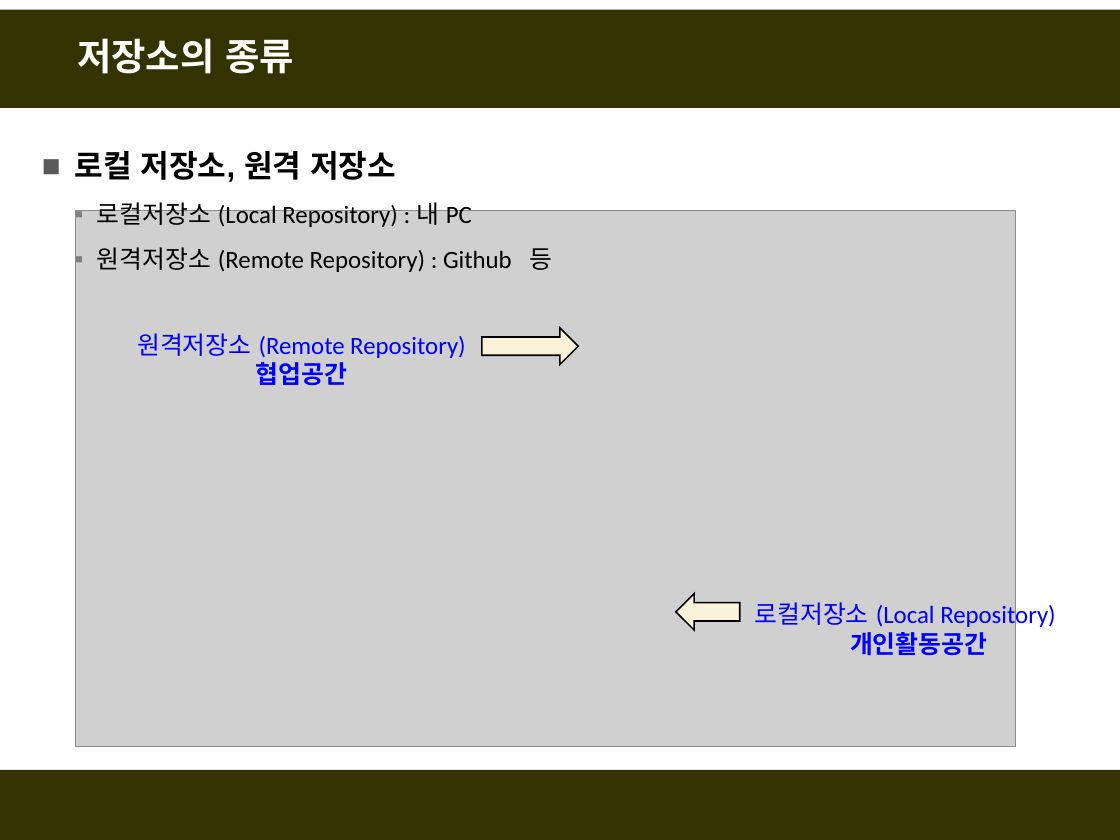
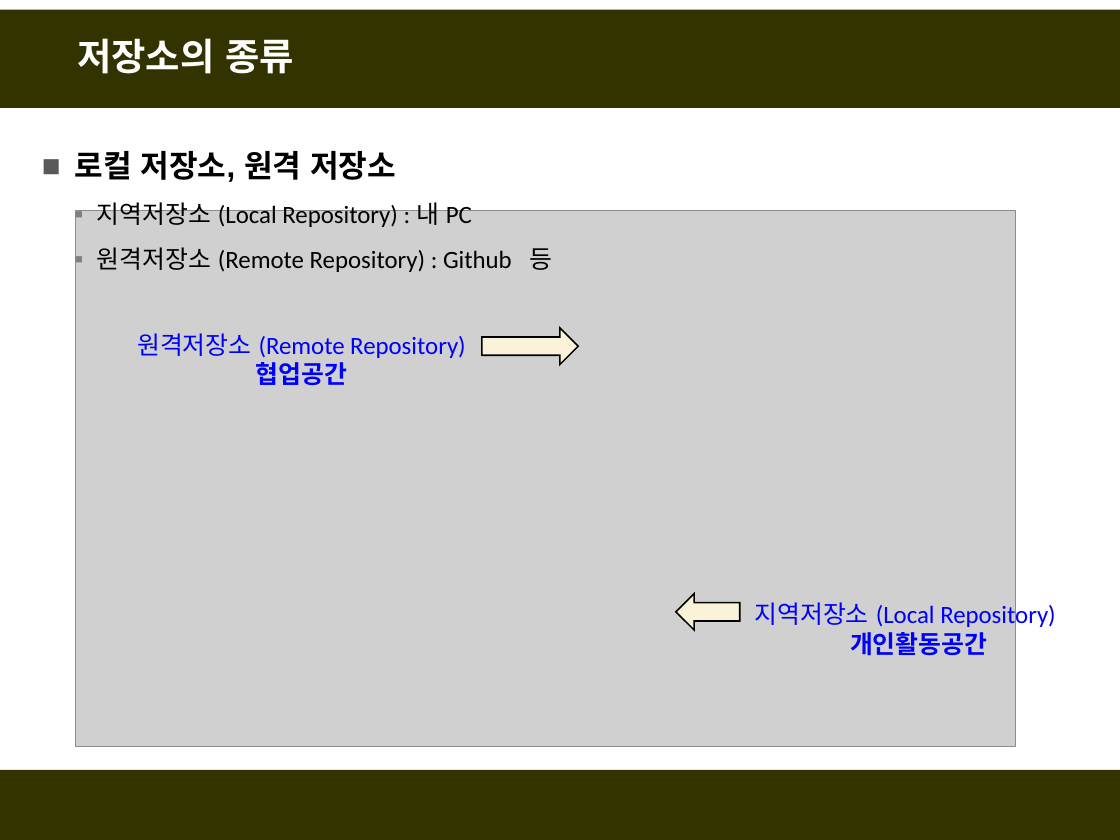
Before and after one commit to fasthill/github-lecture, a slide deck: slide 3 of git및github첫걸음.pptx. Drawn at 1120x840 pixels with LibreOffice and Linux fonts; fonts in the diff are those of the drawing; grey boxes stand for pictures. Boxes give left, top, right and bottom in pixels: in the first picture for what was removed or moved away, otherwise in the second. Text is boxed around its words. In the diff, an @@ line names an element or a change of style, - is before the commit and + after.

```diff
--- a/git및github첫걸음.pptx
+++ b/git및github첫걸음.pptx
@@ text at [97,198,472,227]: text changed @@
-  ▪ 로컬저장소 (Local Repository) : 내 PC
+  ▪ 지역저장소 (Local Repository) : 내 PC
@@ text at [755,602,1055,629]: text changed @@
-로컬저장소 (Local Repository)
+지역저장소 (Local Repository)
```
Also in this commit, not shown: 4 other slides changed, 10 slides added, 4 slides removed.
